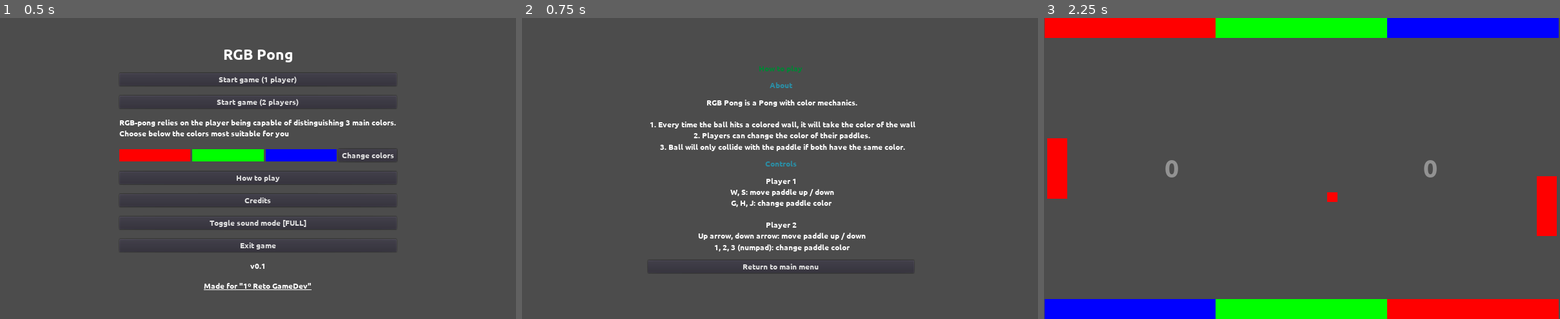
Above: before the commit, frames 1-3 (left to right).
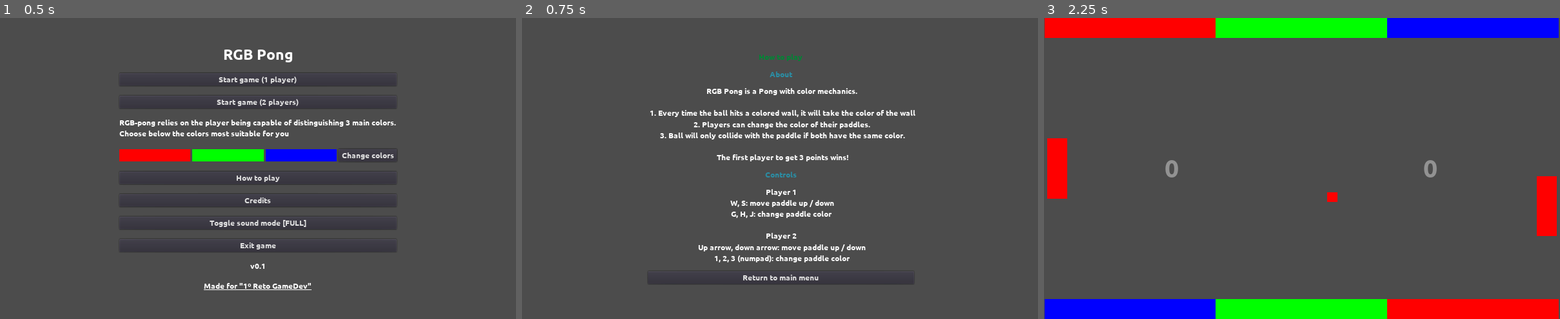
Above: after the commit, the same moments.

Repository: moisesjbc/1-retogamedev
Game: Godot game, scene res://menus/main_menu/main_menu.tscn
The game is run twice, just before and just after one commit, with the same random seed, the same clock (stepped at 60 frames per second) and the same inputs.
Inputs:
- Up to frame 1 (0.5 s): no input
- Up to frame 2 (0.75 s): click "How to play" at 0.5 s
- Up to frame 3 (2.25 s): click "Return to main menu" at 1.25 s; click "Start game (1 player)" at 2 s

Frame 1 is identical in both runs. In frame 2, 5.4% of the frame differs, in the area x 24-77%, y 11-89%; in frame 3, nothing differs.

Commit message:
Added winning condition to how to play

Diff:
--- a/godot-project/menus/how_to_play_menu/how_to_play_menu.tscn
+++ b/godot-project/menus/how_to_play_menu/how_to_play_menu.tscn
@@ -21,9 +21,9 @@
 
 [node name="VBoxContainer" type="VBoxContainer" parent="CenterContainer"]
 margin_left = 235.0
-margin_top = 93.0
+margin_top = 71.0
 margin_right = 791.0
-margin_bottom = 508.0
+margin_bottom = 530.0
 custom_constants/separation = 15
 
 [node name="title" type="Label" parent="CenterContainer/VBoxContainer"]
@@ -46,28 +46,30 @@
 [node name="about_text" type="Label" parent="CenterContainer/VBoxContainer"]
 margin_top = 68.0
 margin_right = 556.0
-margin_bottom = 175.0
+margin_bottom = 219.0
 custom_fonts/font = SubResource( 1 )
 text = "RGB Pong is a Pong with color mechanics.
 
 1. Every time the ball hits a colored wall, it will take the color of the wall
 2. Players can change the color of their paddles.
-3. Ball will only collide with the paddle if both have the same color."
+3. Ball will only collide with the paddle if both have the same color.
+
+The first player to get 3 points wins!"
 align = 1
 
 [node name="controls_title" type="Label" parent="CenterContainer/VBoxContainer"]
-margin_top = 190.0
+margin_top = 234.0
 margin_right = 556.0
-margin_bottom = 209.0
+margin_bottom = 253.0
 custom_fonts/font = SubResource( 1 )
 custom_colors/font_color = Color( 0.164642, 0.557726, 0.648438, 1 )
 text = "Controls"
 align = 1
 
 [node name="controls_text" type="Label" parent="CenterContainer/VBoxContainer"]
-margin_top = 224.0
+margin_top = 268.0
 margin_right = 556.0
-margin_bottom = 375.0
+margin_bottom = 419.0
 custom_fonts/font = SubResource( 1 )
 text = "Player 1
 W, S: move paddle up / down
@@ -79,9 +81,9 @@
 align = 1
 
 [node name="return_to_main_menu_button" type="Button" parent="CenterContainer/VBoxContainer"]
-margin_top = 390.0
+margin_top = 434.0
 margin_right = 556.0
-margin_bottom = 415.0
+margin_bottom = 459.0
 size_flags_vertical = 2
 custom_fonts/font = SubResource( 1 )
 text = "Return to main menu"
